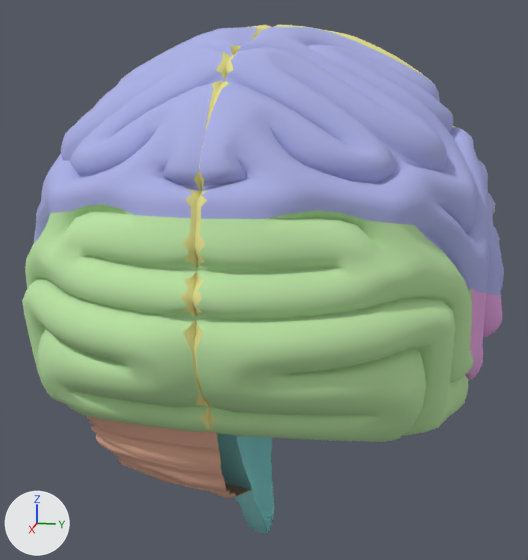
Renders of the glTF model src/assets/models/brain4.gltf from each side of a commit.
Before and after are seen from a 50 mm camera at (9.04, 1.69, 2.99) aimed at (-0.24, -0.16, 0.67). Arrows for +X, +Y and +Z are at lower left; the lights stay in place. Where no turn or scale is listed for an object, it has been applied to the vertices.

Objects in the first picture: 'brainstem', 'cerebellum', 'frontal', 'occipital', 'parietal', 'temporal'.
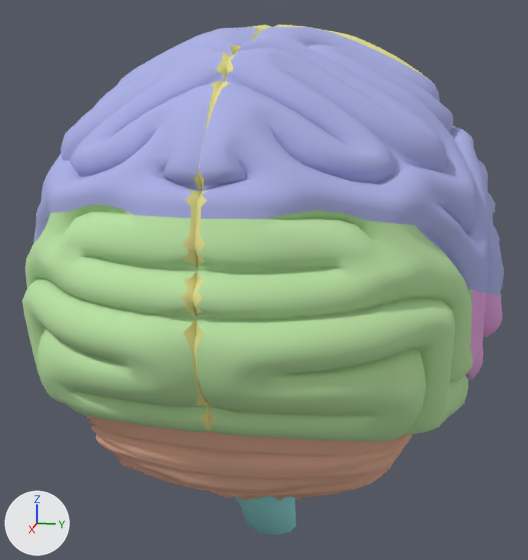
Diff of the bpy script that builds the scene:
```diff
--- a/src/assets/models/brain4.gltf.py
+++ b/src/assets/models/brain4.gltf.py
@@ me_icosphere_003 @@
 # used by ob_brainstem; location = (-0.08, -0.03, -0.01)
-me_icosphere_003.from_pydata(...)  # 58 vertices, 91 faces; spans x -0.25..1.68, y -0.99..0.03, z -2.87..-0.33
+me_icosphere_003.from_pydata(...)  # 109 vertices, 182 faces; spans x -0.25..1.68, y -0.99..0.99, z -2.87..-0.33
+# me_icosphere_003 part 1
+# 51 vertices are added at x -0.25..1.68, y -0.03..0.99, z -2.85..-0.33
+# 91 new faces join them
 me_icosphere_003.materials.append(mat_material_002)
@@ me_icosphere_002 @@
 # used by ob_cerebellum; location = (-0.08, -0.03, -0.01)
-me_icosphere_002.from_pydata(...)  # 387 vertices, 713 faces; spans x -0.14..2.84, y -2.03..0.01, z -1.62..-0.04
+me_icosphere_002.from_pydata(...)  # 745 vertices, 1426 faces; spans x -0.14..2.84, y -2.03..2.03, z -1.62..-0.04
+# me_icosphere_002 part 2: 358 vertices added at x -0.1..2.78, y -0.01..2.03, z -1.62..-0.06
 me_icosphere_002.materials.append(mat_material)
```

Pixel boxes (x1, y1, x2, y2) of what changed, in the pictures (528 x 560 px):
'cerebellum', reshaped (96% wider): before (87, 416, 253, 498); after (87, 416, 413, 501)
'brainstem', reshaped: before (217, 433, 274, 534); after (234, 496, 296, 535)
part 1 of me_icosphere_003, added (cyan): after (254, 496, 296, 535)
part 2 of me_icosphere_002, added (brown): after (217, 433, 413, 501)
